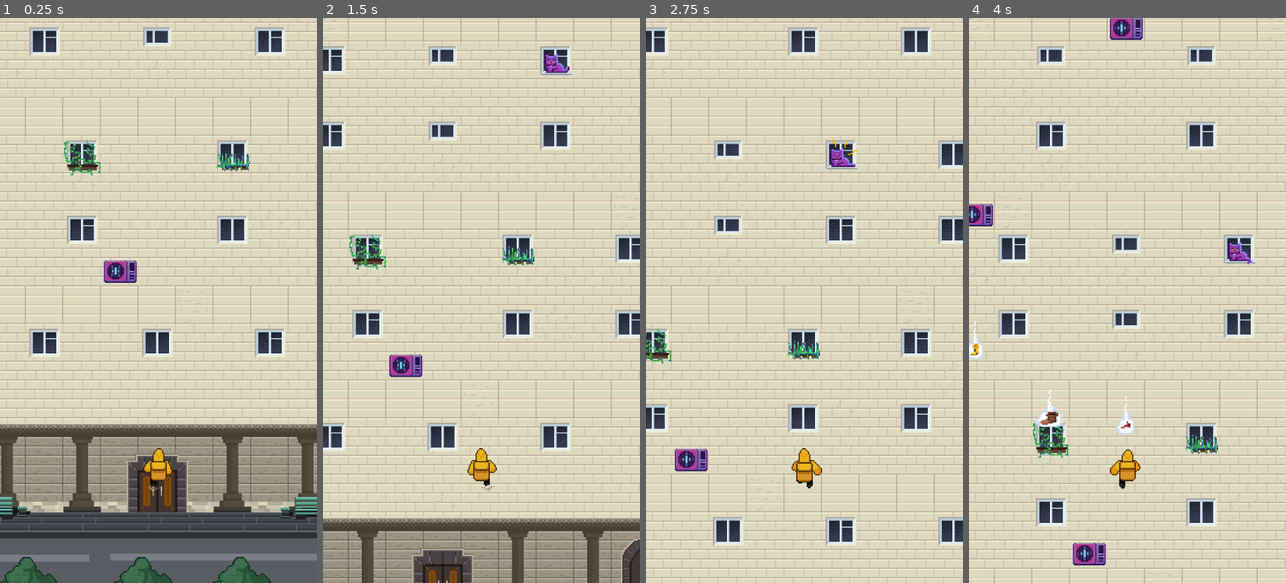
Above: before the commit, frames 1-4 (left to right).
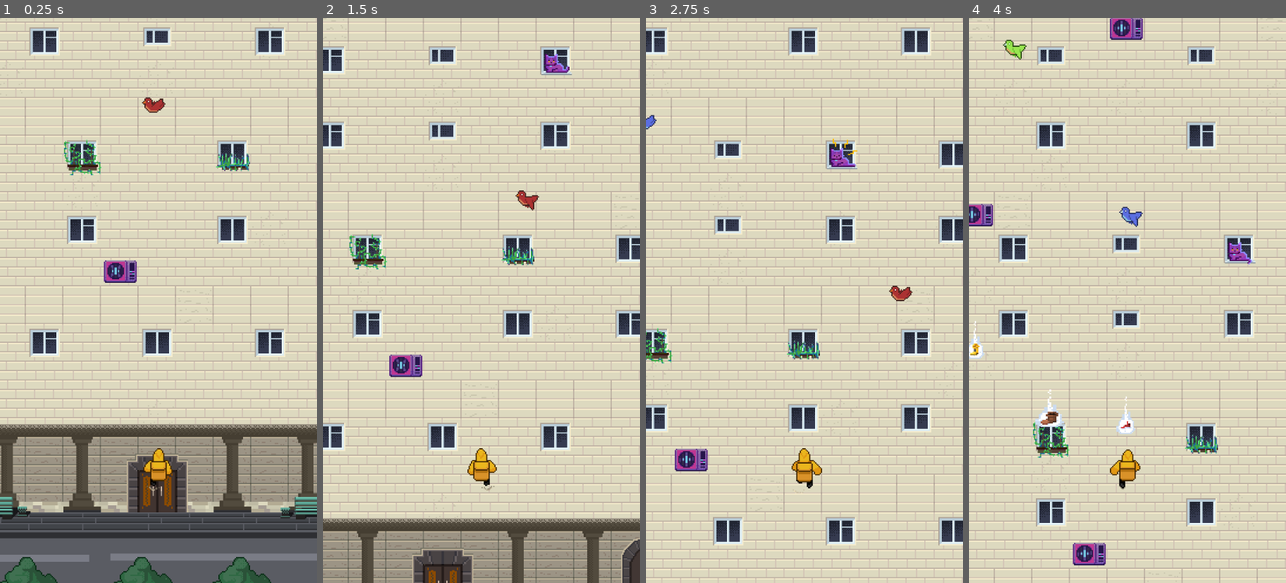
Above: after the commit, the same moments.

Repository: Blobson/break-a-leg
Game: Godot game, scene res://game.tscn
Two runs of this game, one before a commit and one after it. Both use one fixed random seed, a clock stepped at 60 frames per second and the inputs below.
Inputs (mouse positions are in pixels of both pictures, inside the frame that each line leads up to):
- Up to frame 1 (0.25 s): no input
- Up to frame 2 (1.5 s): move the mouse to (551, 272) at 0.52 s; hold Right (ui_right) 0.53-1.25 s; click (551, 272) at 0.67 s; drag from (418, 328) to (519, 238) at 1.27 s
- Up to frame 3 (2.75 s): move the mouse to (836, 176) at 2.02 s; hold Right (ui_right) from 2.03 s (still down)
- Up to frame 4 (4 s): release Right (ui_right) at 2.75 s; drag from (1111, 413) to (975, 345) at 2.77 s; move the mouse to (1222, 385) at 3.52 s; hold Left (ui_left) from 3.53 s (still down)

The runs differ from the first frame. In frame 1, 0.1% of the frame differs, in the area x 44-53%, y 14-17%; in frame 2, 0.1%; in frame 3, 0.2%; in frame 4, 0.3%, in the area x 10-55%, y 3-37%.

Commit message:
#29 Dev: Птицы летающие по горизонтали (вороны, сороки или голуби)
#29 Dev: Птицы летающие по горизонтали (вороны, сороки или голуби)

Diff:
--- a/regions/common/base_dynamic_obstacle/base_dynamic_obstacle.gd
+++ b/regions/common/base_dynamic_obstacle/base_dynamic_obstacle.gd
@@ -3,5 +3,6 @@
 @onready var path_follow = get_parent()
 @export var speed = 300
 
+
 func _physics_process(delta):
 	path_follow.set_progress(path_follow.get_progress() + speed * delta)
--- a/regions/common/base_dynamic_obstacle/base_dynamic_obstacle.tscn
+++ b/regions/common/base_dynamic_obstacle/base_dynamic_obstacle.tscn
@@ -5,6 +5,7 @@
 [node name="BaseDynamicObstacle" type="Path2D"]
 
 [node name="PathFollow2D" type="PathFollow2D" parent="."]
+rotates = false
 
 [node name="Node2D" type="Node2D" parent="PathFollow2D"]
 script = ExtResource("2_5us44")
--- /dev/null
+++ b/regions/residential_region/dynamic_obstacles/flying_bird_1/flying_bird_1.tscn
@@ -0,0 +1,8 @@
+[gd_scene load_steps=2 format=3 uid="uid://1nib5qm0rvnb"]
+
+[ext_resource type="PackedScene" uid="uid://x3arjv0jn5h0" path="res://regions/residential_region/dynamic_obstacles/flying_bird_base_scene/flying_bird_base_scene.tscn" id="1_u02hl"]
+
+[node name="FlyingBird_1" instance=ExtResource("1_u02hl")]
+
+[node name="Node2D" parent="PathFollow2D" index="0"]
+script = null
--- /dev/null
+++ b/regions/residential_region/dynamic_obstacles/flying_bird_2/flying_bird_2.tscn
@@ -0,0 +1,9 @@
+[gd_scene load_steps=3 format=3 uid="uid://novwqqn1l66d"]
+
+[ext_resource type="PackedScene" uid="uid://x3arjv0jn5h0" path="res://regions/residential_region/dynamic_obstacles/flying_bird_base_scene/flying_bird_base_scene.tscn" id="1_eohp4"]
+[ext_resource type="Texture2D" uid="uid://bpqqqrnqyi7u4" path="res://regions/residential_region/dynamic_obstacles/flying_bird_2/flying_bird_2.png" id="2_w670d"]
+
+[node name="FlyingBird2" instance=ExtResource("1_eohp4")]
+
+[node name="Sprite2D" parent="PathFollow2D/Node2D" index="0"]
+texture = ExtResource("2_w670d")
--- /dev/null
+++ b/regions/residential_region/dynamic_obstacles/flying_bird_3/flying_bird_3.tscn
@@ -0,0 +1,9 @@
+[gd_scene load_steps=3 format=3 uid="uid://dgcb6ufryxa1t"]
+
+[ext_resource type="PackedScene" uid="uid://x3arjv0jn5h0" path="res://regions/residential_region/dynamic_obstacles/flying_bird_base_scene/flying_bird_base_scene.tscn" id="1_3ucrr"]
+[ext_resource type="Texture2D" uid="uid://bhpbircqd773i" path="res://regions/residential_region/dynamic_obstacles/flying_bird_3/flying_bird_3.png" id="2_6a12h"]
+
+[node name="FlyingBird3" instance=ExtResource("1_3ucrr")]
+
+[node name="Sprite2D" parent="PathFollow2D/Node2D" index="0"]
+texture = ExtResource("2_6a12h")
--- /dev/null
+++ b/regions/residential_region/dynamic_obstacles/flying_bird_4/flying_bird_4.tscn
@@ -0,0 +1,9 @@
+[gd_scene load_steps=3 format=3 uid="uid://p2gwpfdm6myn"]
+
+[ext_resource type="PackedScene" uid="uid://x3arjv0jn5h0" path="res://regions/residential_region/dynamic_obstacles/flying_bird_base_scene/flying_bird_base_scene.tscn" id="1_do5yk"]
+[ext_resource type="Texture2D" uid="uid://c1lma5f8iquc0" path="res://regions/residential_region/dynamic_obstacles/flying_bird_4/flying_bird_4.png" id="2_nj3qy"]
+
+[node name="FlyingBird4" instance=ExtResource("1_do5yk")]
+
+[node name="Sprite2D" parent="PathFollow2D/Node2D" index="0"]
+texture = ExtResource("2_nj3qy")
--- /dev/null
+++ b/regions/residential_region/dynamic_obstacles/flying_bird_5/flying_bird_5.tscn
@@ -0,0 +1,9 @@
+[gd_scene load_steps=3 format=3 uid="uid://nyfemqk878na"]
+
+[ext_resource type="PackedScene" uid="uid://x3arjv0jn5h0" path="res://regions/residential_region/dynamic_obstacles/flying_bird_base_scene/flying_bird_base_scene.tscn" id="1_ehx5e"]
+[ext_resource type="Texture2D" uid="uid://e7xl1770l2be" path="res://regions/residential_region/dynamic_obstacles/flying_bird_5/flying_bird_5.png" id="2_fccm6"]
+
+[node name="FlyingBird5" instance=ExtResource("1_ehx5e")]
+
+[node name="Sprite2D" parent="PathFollow2D/Node2D" index="0"]
+texture = ExtResource("2_fccm6")
--- /dev/null
+++ b/regions/residential_region/dynamic_obstacles/flying_bird_6/flying_bird_6.tscn
@@ -0,0 +1,9 @@
+[gd_scene load_steps=3 format=3 uid="uid://dnu4li0o24rc0"]
+
+[ext_resource type="PackedScene" uid="uid://x3arjv0jn5h0" path="res://regions/residential_region/dynamic_obstacles/flying_bird_base_scene/flying_bird_base_scene.tscn" id="1_fgpo5"]
+[ext_resource type="Texture2D" uid="uid://dbrwka34a1jp1" path="res://regions/residential_region/dynamic_obstacles/flying_bird_6/flying_bird_6.png" id="2_dad35"]
+
+[node name="FlyingBird6" instance=ExtResource("1_fgpo5")]
+
+[node name="Sprite2D" parent="PathFollow2D/Node2D" index="0"]
+texture = ExtResource("2_dad35")
--- /dev/null
+++ b/regions/residential_region/dynamic_obstacles/flying_bird_7/flying_bird_7.tscn
@@ -0,0 +1,9 @@
+[gd_scene load_steps=3 format=3 uid="uid://n3tgd878w5qf"]
+
+[ext_resource type="PackedScene" uid="uid://x3arjv0jn5h0" path="res://regions/residential_region/dynamic_obstacles/flying_bird_base_scene/flying_bird_base_scene.tscn" id="1_v45uf"]
+[ext_resource type="Texture2D" uid="uid://dlcvi0p0uvvux" path="res://regions/residential_region/dynamic_obstacles/flying_bird_7/flying_bird_7.png" id="2_no65s"]
+
+[node name="FlyingBird7" instance=ExtResource("1_v45uf")]
+
+[node name="Sprite2D" parent="PathFollow2D/Node2D" index="0"]
+texture = ExtResource("2_no65s")
--- /dev/null
+++ b/regions/residential_region/dynamic_obstacles/flying_bird_8/flying_bird_8.tscn
@@ -0,0 +1,9 @@
+[gd_scene load_steps=3 format=3 uid="uid://cxsy7grmff1ek"]
+
+[ext_resource type="PackedScene" uid="uid://x3arjv0jn5h0" path="res://regions/residential_region/dynamic_obstacles/flying_bird_base_scene/flying_bird_base_scene.tscn" id="1_14048"]
+[ext_resource type="Texture2D" uid="uid://bekqhs3nf6kd3" path="res://regions/residential_region/dynamic_obstacles/flying_bird_8/flying_bird_8.png" id="2_o7oqs"]
+
+[node name="FlyingBird8" instance=ExtResource("1_14048")]
+
+[node name="Sprite2D" parent="PathFollow2D/Node2D" index="0"]
+texture = ExtResource("2_o7oqs")
--- /dev/null
+++ b/regions/residential_region/dynamic_obstacles/flying_bird_base_scene/flying_bird.gd
@@ -0,0 +1,18 @@
+class_name FlyingBird extends BaseDynamicObstacle
+
+
+
+func _ready():
+	$Sprite2D.flip_h = _get_sprite_flip()
+	super()
+
+
+
+func _physics_process(delta):
+	$Sprite2D.flip_h = _get_sprite_flip()
+	super(delta)
+
+
+func _get_sprite_flip():
+	var tx = path_follow.get_parent().get_curve().sample_baked_with_rotation(path_follow.progress)
+	return tx.y.x > 0
--- /dev/null
+++ b/regions/residential_region/dynamic_obstacles/flying_bird_base_scene/flying_bird_base_scene.tscn
@@ -0,0 +1,70 @@
+[gd_scene load_steps=8 format=3 uid="uid://x3arjv0jn5h0"]
+
+[ext_resource type="PackedScene" uid="uid://cqcpel6yv3kjo" path="res://regions/common/base_dynamic_obstacle/base_dynamic_obstacle.tscn" id="1_enlg8"]
+[ext_resource type="Script" path="res://regions/residential_region/dynamic_obstacles/flying_bird_base_scene/flying_bird.gd" id="2_nn1v2"]
+
+[sub_resource type="Curve2D" id="Curve2D_sh6o2"]
+_data = {
+"points": PackedVector2Array(0, 0, 0, 0, 0, 0, 0, 0, 0, 0, 540, 0, 0, 0, 0, 0, 540, -14, 0, 0, 0, 0, 268, -13, 0, 0, 0, 0, -1, -14)
+}
+point_count = 5
+
+[sub_resource type="CapsuleShape2D" id="CapsuleShape2D_64xyf"]
+radius = 9.0
+height = 18.0
+
+[sub_resource type="Animation" id="Animation_gu0d6"]
+length = 0.001
+tracks/0/type = "value"
+tracks/0/imported = false
+tracks/0/enabled = true
+tracks/0/path = NodePath("Node2D/Sprite2D:frame")
+tracks/0/interp = 1
+tracks/0/loop_wrap = true
+tracks/0/keys = {
+"times": PackedFloat32Array(0),
+"transitions": PackedFloat32Array(1),
+"update": 1,
+"values": [0]
+}
+
+[sub_resource type="Animation" id="Animation_eu008"]
+resource_name = "idle"
+length = 1.2
+loop_mode = 2
+tracks/0/type = "value"
+tracks/0/imported = false
+tracks/0/enabled = true
+tracks/0/path = NodePath("Node2D/Sprite2D:frame")
+tracks/0/interp = 1
+tracks/0/loop_wrap = true
+tracks/0/keys = {
+"times": PackedFloat32Array(0, 0.2, 0.4, 0.6, 0.8),
+"transitions": PackedFloat32Array(1, 1, 1, 1, 1),
+"update": 1,
+"values": [0, 1, 2, 4, 3]
+}
+
+[sub_resource type="AnimationLibrary" id="AnimationLibrary_bp8gn"]
+_data = {
+"RESET": SubResource("Animation_gu0d6"),
+"idle": SubResource("Animation_eu008")
+}
+
+[node name="FlyingBirdBaseScene" instance=ExtResource("1_enlg8")]
+curve = SubResource("Curve2D_sh6o2")
+
+[node name="Node2D" parent="PathFollow2D" index="0"]
+script = ExtResource("2_nn1v2")
+speed = 60
+
+[node name="Sprite2D" parent="PathFollow2D/Node2D" index="0"]
+hframes = 5
+
+[node name="CollisionShape2D" parent="PathFollow2D/Node2D/Area2D" index="0"]
+shape = SubResource("CapsuleShape2D_64xyf")
+
+[node name="AnimationPlayer" parent="PathFollow2D/Node2D" index="2"]
+libraries = {
+"": SubResource("AnimationLibrary_bp8gn")
+}
--- a/regions/residential_region/test_level/test_level.tscn
+++ b/regions/residential_region/test_level/test_level.tscn
@@ -25,7 +25,15 @@
 [ext_resource type="Texture2D" uid="uid://d3i7bsgpt4qn8" path="res://regions/residential_region/bottom/tree.png" id="24_oedxb"]
 [ext_resource type="Texture2D" uid="uid://dikuiaedpvjdm" path="res://regions/residential_region/bottom/asphalt.png" id="25_wmqt8"]
 [ext_resource type="Texture2D" uid="uid://dofiqo55ct2kv" path="res://regions/residential_region/bottom/bushes.png" id="26_fnhl7"]
+[ext_resource type="PackedScene" uid="uid://1nib5qm0rvnb" path="res://regions/residential_region/dynamic_obstacles/flying_bird_1/flying_bird_1.tscn" id="27_ud8q0"]
 [ext_resource type="Texture2D" uid="uid://domyxdxk34m37" path="res://regions/residential_region/bottom/door.png" id="28_rxflg"]
+[ext_resource type="PackedScene" uid="uid://novwqqn1l66d" path="res://regions/residential_region/dynamic_obstacles/flying_bird_2/flying_bird_2.tscn" id="28_uljrv"]
+[ext_resource type="PackedScene" uid="uid://dgcb6ufryxa1t" path="res://regions/residential_region/dynamic_obstacles/flying_bird_3/flying_bird_3.tscn" id="29_c818p"]
+[ext_resource type="PackedScene" uid="uid://p2gwpfdm6myn" path="res://regions/residential_region/dynamic_obstacles/flying_bird_4/flying_bird_4.tscn" id="30_0m5wf"]
+[ext_resource type="PackedScene" uid="uid://nyfemqk878na" path="res://regions/residential_region/dynamic_obstacles/flying_bird_5/flying_bird_5.tscn" id="31_8ixxd"]
+[ext_resource type="PackedScene" uid="uid://dnu4li0o24rc0" path="res://regions/residential_region/dynamic_obstacles/flying_bird_6/flying_bird_6.tscn" id="32_xt4rg"]
+[ext_resource type="PackedScene" uid="uid://n3tgd878w5qf" path="res://regions/residential_region/dynamic_obstacles/flying_bird_7/flying_bird_7.tscn" id="33_2rb7b"]
+[ext_resource type="PackedScene" uid="uid://cxsy7grmff1ek" path="res://regions/residential_region/dynamic_obstacles/flying_bird_8/flying_bird_8.tscn" id="34_gljf1"]
 
 [sub_resource type="TileSetAtlasSource" id="TileSetAtlasSource_6b6r7"]
 texture = ExtResource("1_keg3t")
@@ -291,3 +299,27 @@
 z_index = 101
 position = Vector2(-145, -116)
 texture = ExtResource("26_fnhl7")
+
+[node name="FlyingBird_1" parent="." instance=ExtResource("27_ud8q0")]
+position = Vector2(-335, -227)
+
+[node name="FlyingBird2" parent="." instance=ExtResource("28_uljrv")]
+position = Vector2(-19, -346)
+
+[node name="FlyingBird3" parent="." instance=ExtResource("29_c818p")]
+position = Vector2(-237, -492)
+
+[node name="FlyingBird4" parent="." instance=ExtResource("30_0m5wf")]
+position = Vector2(-336, -634)
+
+[node name="FlyingBird5" parent="." instance=ExtResource("31_8ixxd")]
+position = Vector2(-5, -812)
+
+[node name="FlyingBird6" parent="." instance=ExtResource("32_xt4rg")]
+position = Vector2(-310, -935)
+
+[node name="FlyingBird7" parent="." instance=ExtResource("33_2rb7b")]
+position = Vector2(133, -1265)
+
+[node name="FlyingBird8" parent="." instance=ExtResource("34_gljf1")]
+position = Vector2(-225, -1106)
Binary file added: regions/residential_region/dynamic_obstacles/flying_bird_1/flying_bird_1.png
Not shown, added: regions/residential_region/dynamic_obstacles/flying_bird_1/flying_bird_1.png.import
Binary file added: regions/residential_region/dynamic_obstacles/flying_bird_2/flying_bird_2.png
Not shown, added: regions/residential_region/dynamic_obstacles/flying_bird_2/flying_bird_2.png.import
Binary file added: regions/residential_region/dynamic_obstacles/flying_bird_3/flying_bird_3.png
Not shown, added: regions/residential_region/dynamic_obstacles/flying_bird_3/flying_bird_3.png.import
Binary file added: regions/residential_region/dynamic_obstacles/flying_bird_4/flying_bird_4.png
Not shown, added: regions/residential_region/dynamic_obstacles/flying_bird_4/flying_bird_4.png.import
Binary file added: regions/residential_region/dynamic_obstacles/flying_bird_5/flying_bird_5.png
Not shown, added: regions/residential_region/dynamic_obstacles/flying_bird_5/flying_bird_5.png.import
Binary file added: regions/residential_region/dynamic_obstacles/flying_bird_6/flying_bird_6.png
Not shown, added: regions/residential_region/dynamic_obstacles/flying_bird_6/flying_bird_6.png.import
(and 5 more such lines)
